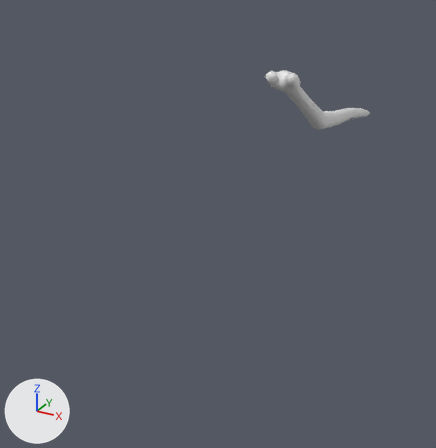
Two versions of the FBX model Assets/Meshes/Stickbug.fbx, one commit apart.
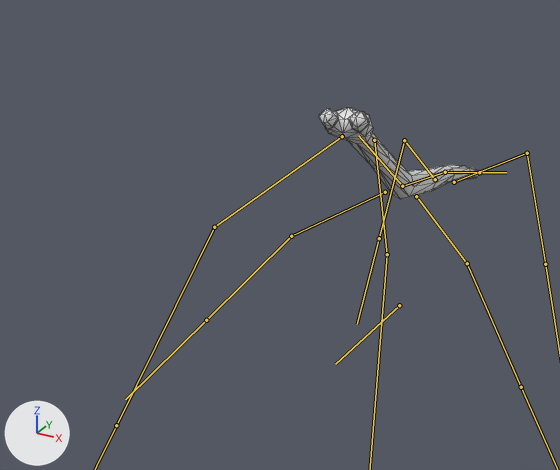
Each version appears first whole from a 50 mm lens placed at (14.2, -32.8, 17.0), pointed at (-2.9, -1.7, 1.5), and next in a close-up on the part from 13% to 97% of the width and 0% to 68% of the height. The lights are fixed; the arrows at lower left show +X, +Y and +Z. The bones that bend it are drawn over the model as lines in the close-ups. The close-ups show mesh edges as thin lines.

In view in the first close-up: 'body'.
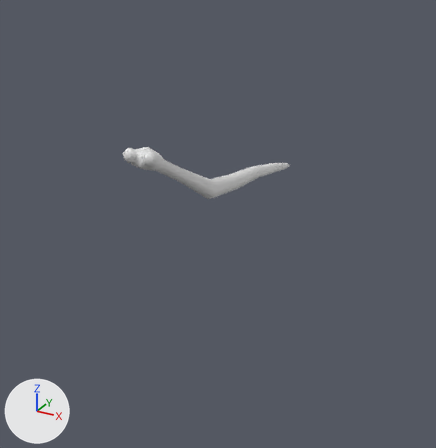
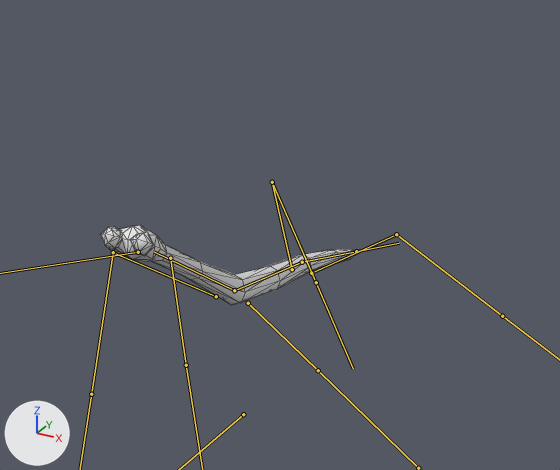
The newer file adds an action. The first version stands in its rest pose; the second is drawn at frame 31 of the action 'armature|armature.001|armature|dance|armature|dance'.

Changed parts and their boxes (x1, y1, x2, y2) in the close-ups (560 x 470 px):
'body', posed
    before: (319, 107, 480, 199)
    after: (101, 225, 357, 305)
bone 'upperleg1.l', root to tip
    before: (374, 140) to (387, 254)
    after: (170, 258) to (186, 365)
bone 'upperleg2.l', root to tip
    before: (416, 196) to (467, 263)
    after: (248, 303) to (318, 370)
bone 'lowerleg2.l', root to tip
    before: (467, 263) to (521, 387)
    after: (318, 370) to (418, 468)
bone 'upperleg2.r', root to tip
    before: (385, 192) to (291, 236)
    after: (216, 296) to (113, 252)
bone 'lowerleg2.r', root to tip
    before: (291, 236) to (206, 320)
    after: (113, 252) to (91, 394)
bone 'upperleg3.l', root to tip
    before: (454, 182) to (527, 153)
    after: (311, 273) to (396, 234)
bone 'lowerleg3.l', root to tip
    before: (527, 153) to (545, 264)
    after: (396, 234) to (502, 316)
bone 'upperleg3.r', root to tip
    before: (435, 179) to (404, 140)
    after: (292, 269) to (272, 182)
bone 'lowerleg3.r', root to tip
    before: (404, 140) to (379, 238)
    after: (272, 182) to (316, 282)

The edits, one by one:
Object 'armature' (bone_rig_object) moves from (0.0, 9.0, 0.0) to (0.0, 0.0, 0.0).
Bone 'root' (bone_root) moves from (0.0, 0.0, 0.0) to (4.0, 0.0, -3.0).
Bone 'upperleg1.l' (bone_upperleg1_l) turns from (0, 0, 0) to (11, 4, -13) degrees about its own x, y and z.
Bone 'lowerleg1.l' (bone_lowerleg1_l) turns from (0, 0, 0) to (5, 0, -4) degrees about its own x, y and z.
Bone 'upperleg1.r' (bone_upperleg1_r) turns from (0, 0, 0) to (2, 6, 27) degrees about its own x, y and z.
Bone 'lowerleg1.r' (bone_lowerleg1_r) turns from (0, 0, 0) to (14, 3, -42) degrees about its own x, y and z.
Bone 'upperleg2.l' (bone_upperleg2_l) turns from (0, 0, 0) to (14, 1, 5) degrees about its own x, y and z.
Bone 'lowerleg2.l' (bone_lowerleg2_l) turns from (0, 0, 0) to (0, 1, -23) degrees about its own x, y and z.
Bone 'upperleg2.r' (bone_upperleg2_r) turns from (0, 0, 0) to (29, -1, 44) degrees about its own x, y and z.
Bone 'lowerleg2.r' (bone_lowerleg2_r) turns from (0, 0, 0) to (-18, -18, -75) degrees about its own x, y and z.
Bone 'upperleg3.l' (bone_upperleg3_l) turns from (0, 0, 0) to (8, -8, -8) degrees about its own x, y and z.
Bone 'lowerleg3.l' (bone_lowerleg3_l) turns from (0, 0, 0) to (20, 3, -23) degrees about its own x, y and z.
Bone 'upperleg3.r' (bone_upperleg3_r) turns from (0, 0, 0) to (44, -14, -12) degrees about its own x, y and z.
Bone 'lowerleg3.r' (bone_lowerleg3_r) turns from (0, 0, 0) to (-29, -8, -35) degrees about its own x, y and z.
